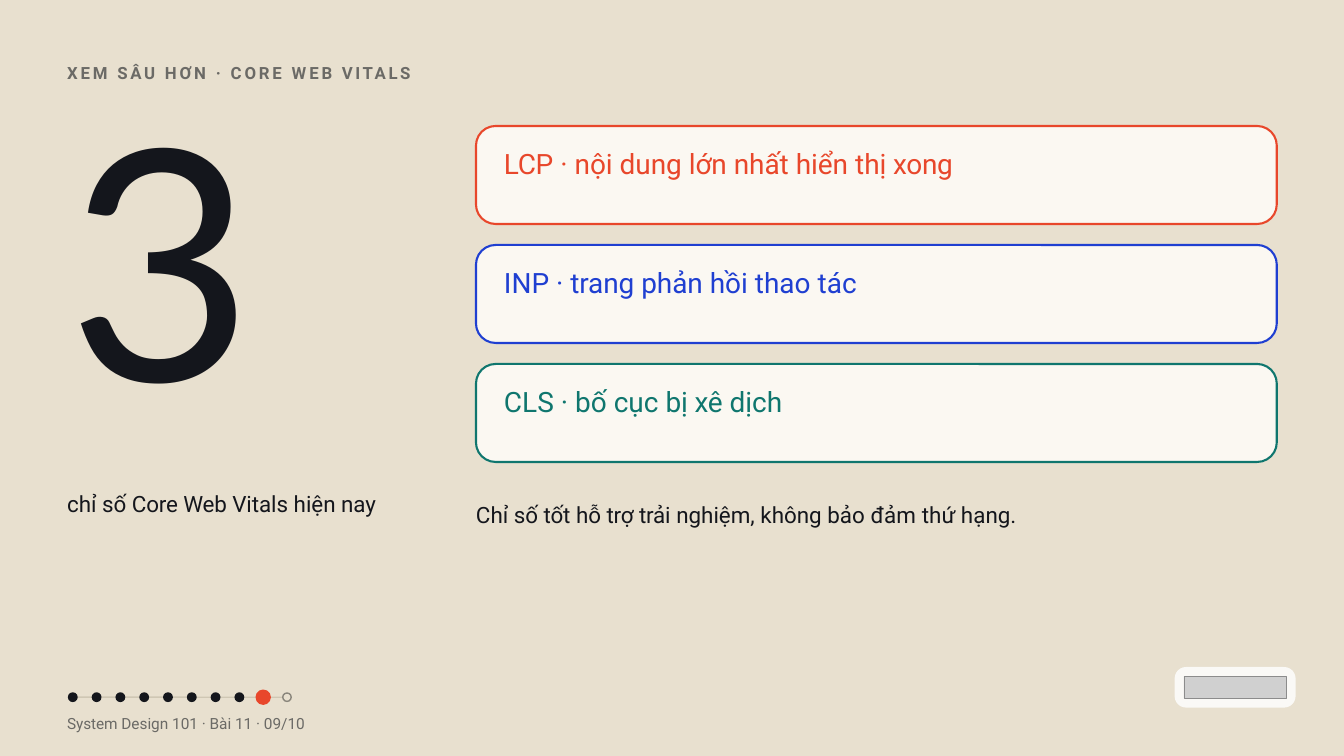
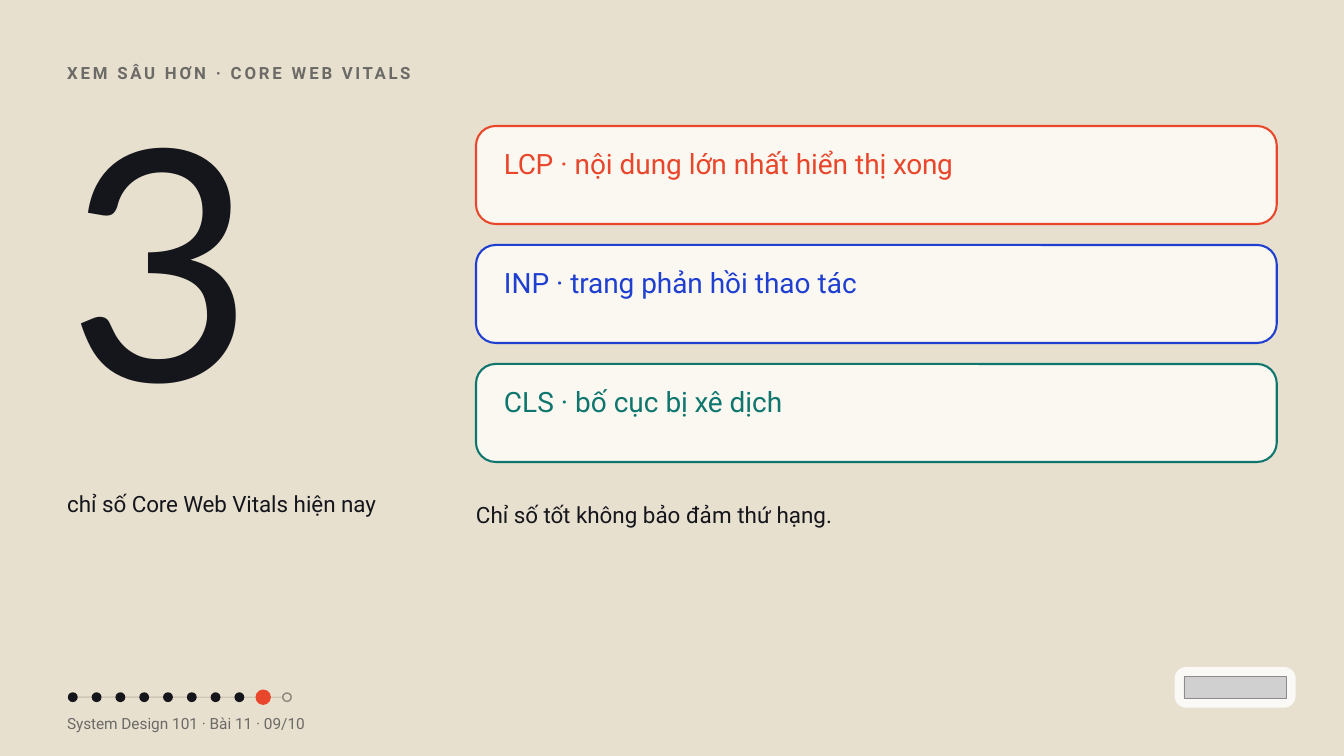
Before and after one commit to vohoailinh90/tool-marketing-studio, a slide deck: slide 9 of system-design-101/vi/lessons/sd-09-011/slides/sd-09-011.pptx. Drawn at 1344x756 pixels with LibreOffice and Linux fonts; fonts in the diff are those of the drawing; grey boxes stand for pictures. Boxes give left, top, right and bottom in pixels: in the first picture for what was removed or moved away, otherwise in the second. Text is boxed around its words. In the diff, an @@ line names an element or a change of style, - is before the commit and + after.

```diff
--- a/system-design-101/vi/lessons/sd-09-011/slides/sd-09-011.pptx
+++ b/system-design-101/vi/lessons/sd-09-011/slides/sd-09-011.pptx
@@ text at (476, 504, 832, 528): text changed @@
-Chỉ số tốt hỗ trợ trải nghiệm, không bảo đảm thứ hạng.
+Chỉ số tốt không bảo đảm thứ hạng.
```
Also in this commit, not shown: 3 other slides changed.
